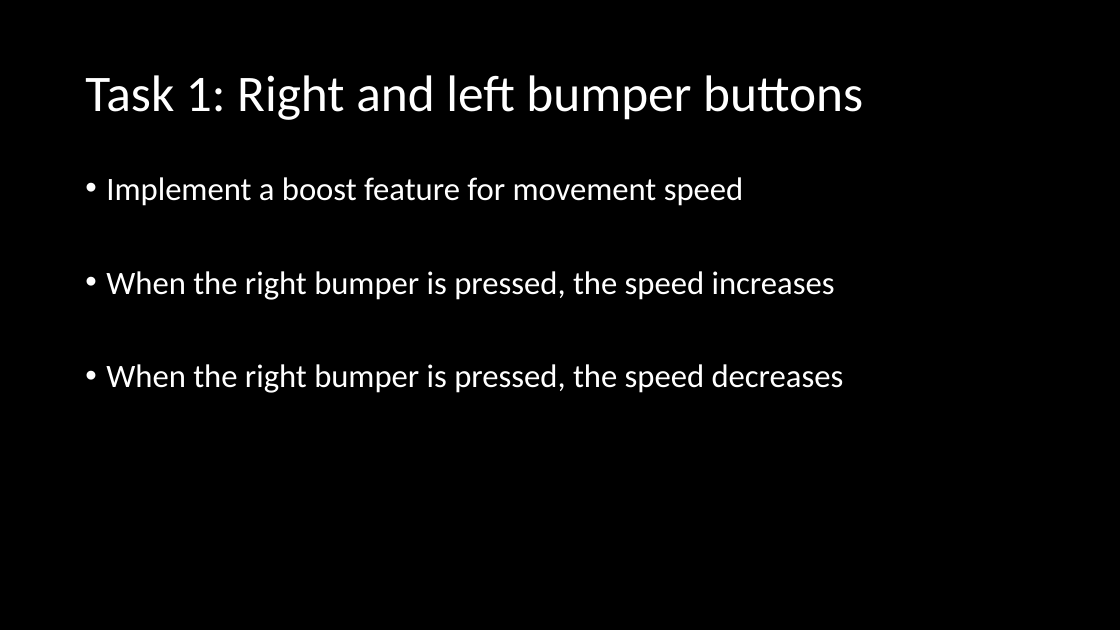
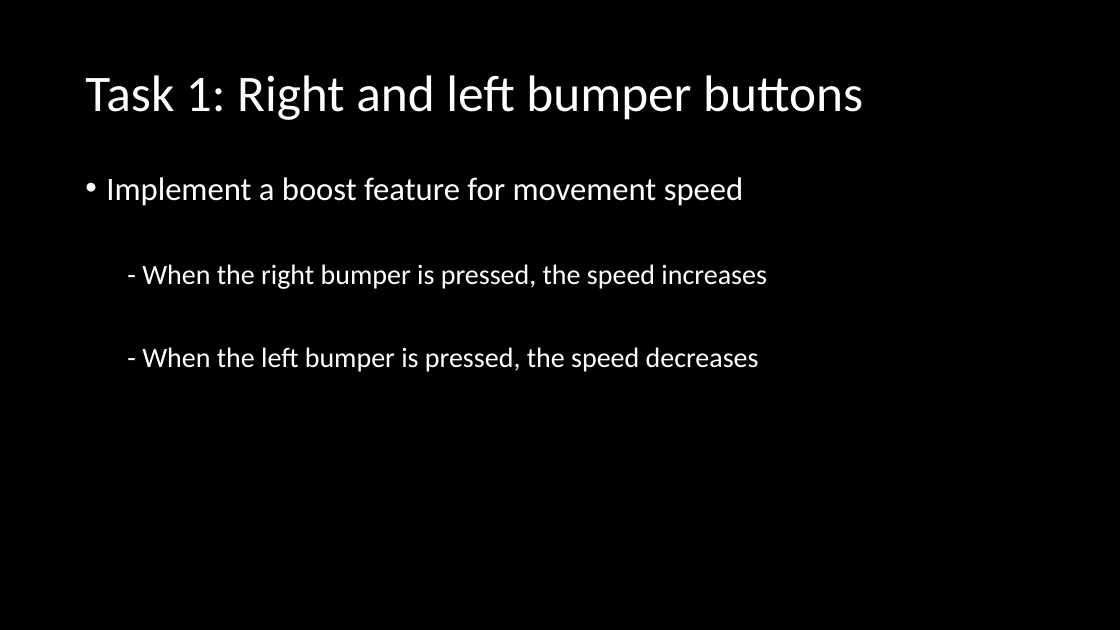
Before and after one commit to CozmoRobots/joystick, a slide deck: slide 11 of Xbox One Controller.pptx. Drawn at 1120x630 pixels with LibreOffice and Linux fonts; fonts in the diff are those of the drawing. Boxes give left, top, right and bottom in pixels: in the first picture for what was removed or moved away, otherwise in the second. Text is boxed around its words. In the diff, an @@ line names an element or a change of style, - is before the commit and + after.

```diff
--- a/Xbox One Controller.pptx
+++ b/Xbox One Controller.pptx
@@ text at (142, 264, 766, 372): text changed; size 28 to 24 pt @@
-• When the right bumper is pressed, the speed increases
-• When the right bumper is pressed, the speed decreases
+  - When the right bumper is pressed, the speed increases
+  - When the left bumper is pressed, the speed decreases
```
Also in this commit, not shown: 1 other slide changed.
